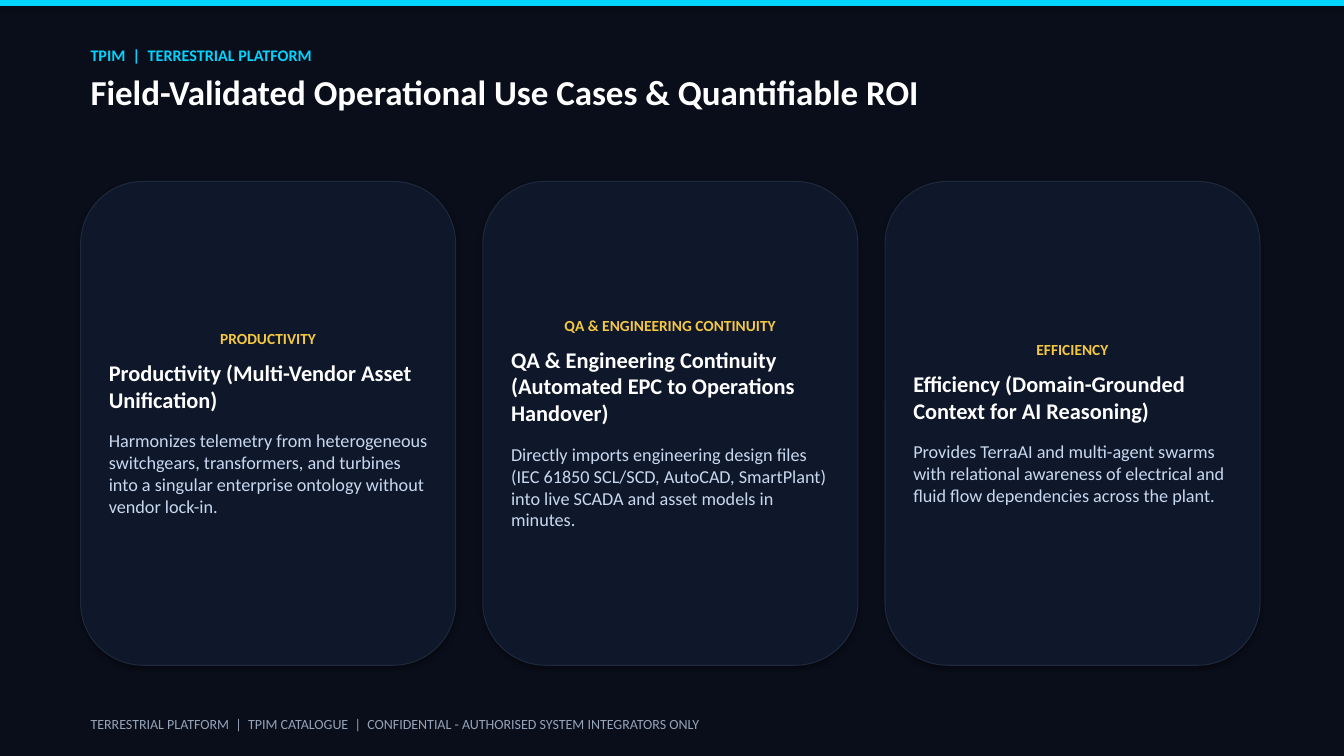
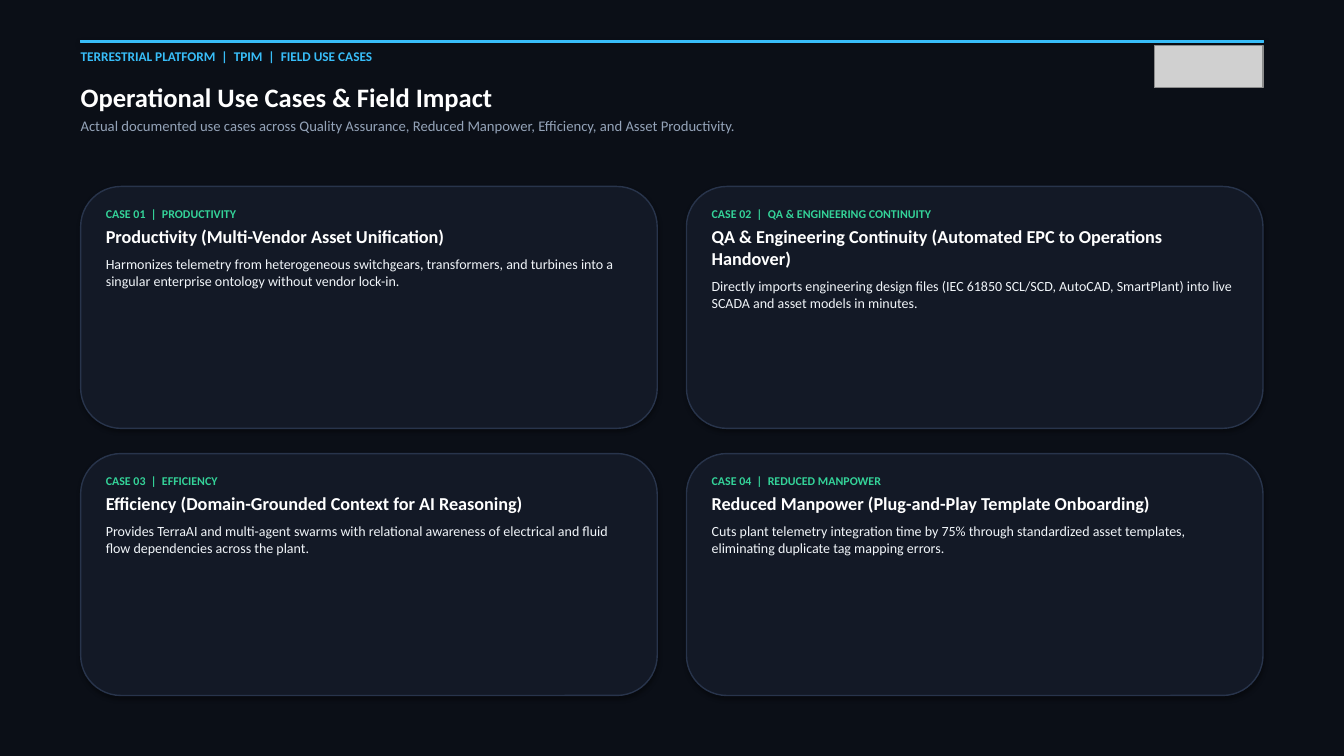
Before and after one commit to terrestrialplatform/terrestrial.cloud, a slide deck: slide 4 of catalogues/TPIM_Catalogue.pptx (slide 3 before the commit). Drawn at 1344x756 pixels with LibreOffice and Linux fonts; fonts in the diff are those of the drawing; grey boxes stand for pictures. Boxes give left, top, right and bottom in pixels: in the first picture for what was removed or moved away, otherwise in the second. Text is boxed around its words. In the diff, an @@ line names an element or a change of style, - is before the commit and + after.

```diff
--- a/catalogues/TPIM_Catalogue.pptx
+++ b/catalogues/TPIM_Catalogue.pptx
@@ rectangle at <box>0,0,1344,756</box>: fill #0A0E1A to #0B0F17 @@
@@ rectangle: place and size @@
-rectangle at <box>0,0,1344,6</box>
+rectangle at <box>81,40,1263,42</box>
@@ rectangle at <box>81,40,1263,42</box>: fill #00D4FF to #38BDF8; outline none to #38BDF8 0.75 pt @@
@@ text at <box>81,52,372,61</box>: text changed; size 25 to 9.5 pt; text colour #FFFFFF to #38BDF8 @@
-TPIM | TERRESTRIAL PLATFORM
-Field-Validated Operational Use Cases & Quantifiable ROI
+TERRESTRIAL PLATFORM | TPIM | FIELD USE CASES
@@ picture added at <box>1154,45,1263,88</box> @@
@@ text added at <box>81,88,735,134</box>, 10.5 pt, text #94A3B8 @@
+Operational Use Cases & Field Impact
+Actual documented use cases across Quality Assurance, Reduced Manpower, Efficiency, and Asset Productivity.
@@ rounded rectangle added at <box>81,187,657,429</box>, fill #131926, outline #28344B 1 pt @@
@@ text "CASE 01 | PRODUCTIVITY": place and size @@
-text "CASE 01 | PRODUCTIVITY" at <box>81,181,456,665</box>
+text "CASE 01 | PRODUCTIVITY" at <box>106,210,613,289</box>
@@ rounded rectangle added at <box>687,187,1263,429</box>, fill #131926, outline #28344B 1 pt @@
@@ text "CASE 02 | QA & ...": place and size @@
-text "CASE 02 | QA & ..." at <box>483,181,858,665</box>
+text "CASE 02 | QA & ..." at <box>712,210,1232,308</box>
@@ text at <box>106,210,236,218</box>: text changed; size 11 to 8.5 pt; text colour #F5C842 to #34D399 @@
-PRODUCTIVITY
+CASE 01 | PRODUCTIVITY
@@ text at <box>106,229,613,289</box>: size 16 to 13 pt in "Productivity (Multi-Vendor Asset Unification)"; size 13 to 10 pt, text colour #C8D8F0 to #F1F5F9 in "Harmonizes telemetry from heterogeneous switchgears, transfo ..."; less space between paragraphs @@
@@ text at <box>712,210,931,220</box>: text changed; size 11 to 8.5 pt; text colour #F5C842 to #34D399 @@
-QA & ENGINEERING CONTINUITY
+CASE 02 | QA & ENGINEERING CONTINUITY
@@ text at <box>712,229,1232,308</box>: size 16 to 13 pt in "QA & Engineering Continuity (Automated EPC to ..."; size 13 to 10 pt, text colour #C8D8F0 to #F1F5F9 in "Directly imports engineering design files (IEC 61850 ..."; less space between paragraphs @@
@@ rounded rectangle added at <box>81,454,657,696</box>, fill #131926, outline #28344B 1 pt @@
@@ vertical alignment middle to top; fill #0F172A to none; outline #1E293B 0.75 pt to none; shadow off in 3 elements at <box>106,210,613,289</box>, <box>712,210,1232,308</box>, <box>106,477,607,556</box> @@
@@ text at <box>106,477,218,485</box>: text changed; size 11 to 8.5 pt; text colour #F5C842 to #34D399 @@
-EFFICIENCY
+CASE 03 | EFFICIENCY
@@ text "CASE 03 | EFFICIENCY": place and size @@
-text "CASE 03 | EFFICIENCY" at <box>885,181,1260,665</box>
+text "CASE 03 | EFFICIENCY" at <box>106,477,607,556</box>
@@ rounded rectangle added at <box>687,454,1263,696</box>, fill #131926, outline #28344B 1 pt @@
@@ text added at <box>712,477,1185,556</box>, 10 pt, text #F1F5F9 @@
+CASE 04 | REDUCED MANPOWER
+Reduced Manpower (Plug-and-Play Template Onboarding)
+Cuts plant telemetry integration time by 75% through standardized asset templates, eliminating duplicate tag mapping errors.
@@ text at <box>106,496,607,556</box>: size 16 to 13 pt in "Efficiency (Domain-Grounded Context for AI Reasoning)"; size 13 to 10 pt, text colour #C8D8F0 to #F1F5F9 in "Provides TerraAI and multi-agent swarms with relational ..."; less space between paragraphs @@
@@ text removed at <box>91,720,699,729</box> @@
-TERRESTRIAL PLATFORM | TPIM CATALOGUE | CONFIDENTIAL - AUTHORISED SYSTEM INTEGRATORS ONLY
```
Also in this commit, not shown: 3 other slides changed, 3 slides added, 2 slides removed, 45 other files.
